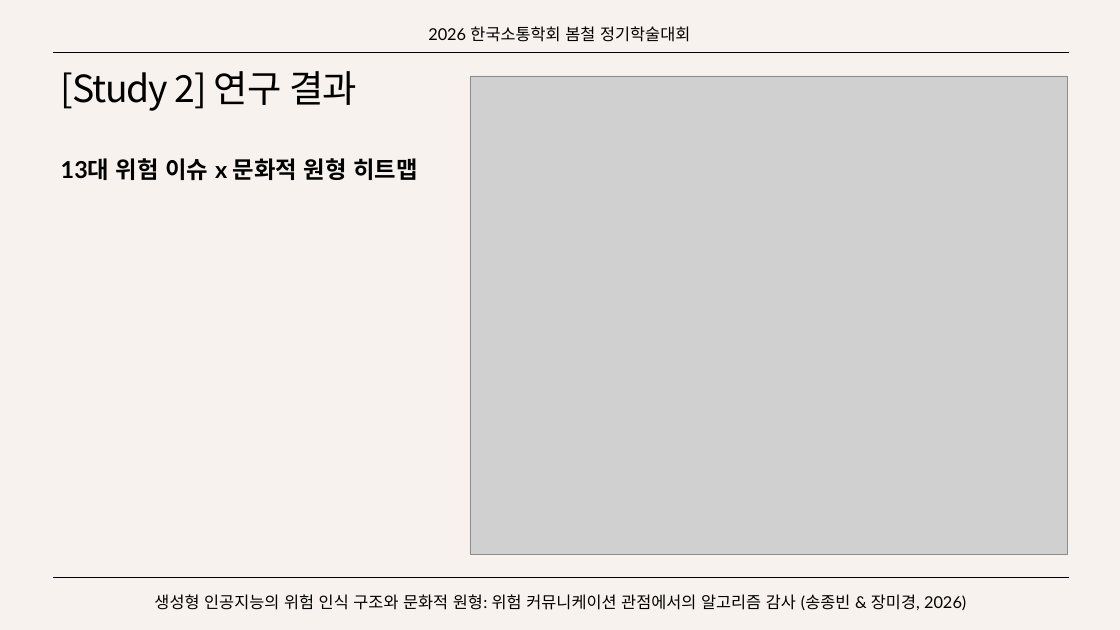
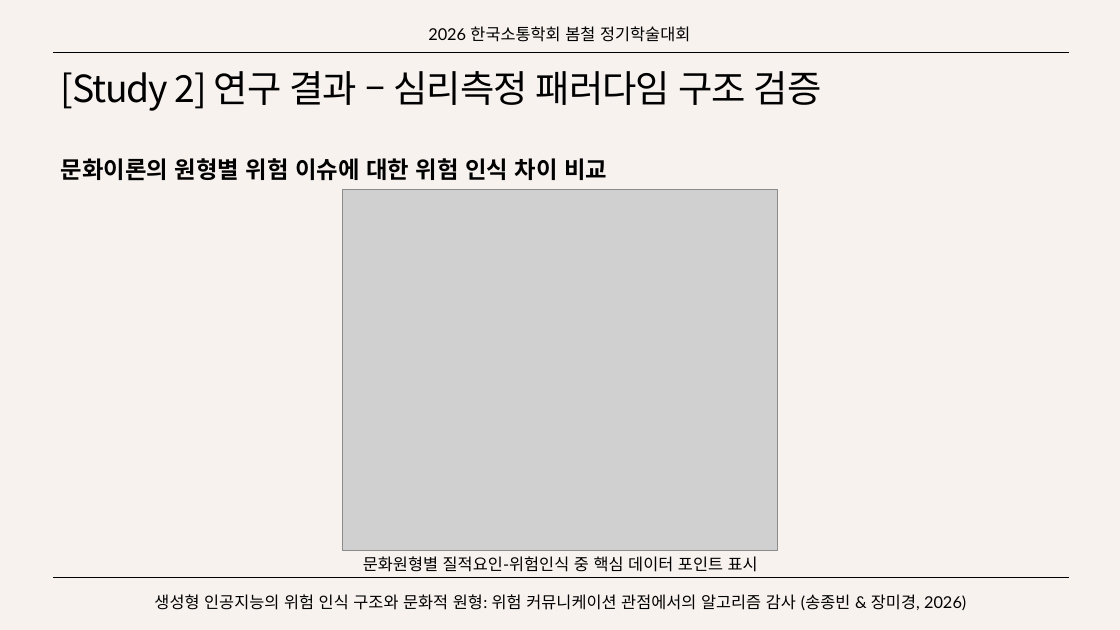
Before and after one commit to SongJongbeen/26-1, a slide deck: slide 38 of 연구/소통학회/생성형 인공지능의 위험 인식 구조와 문화적 원형.pptx (slide 34 before the commit). Drawn at 1120x630 pixels with LibreOffice and Linux fonts; fonts in the diff are those of the drawing; grey boxes stand for pictures. Boxes give left, top, right and bottom in pixels: in the first picture for what was removed or moved away, otherwise in the second. Text is boxed around its words. In the diff, an @@ line names an element or a change of style, - is before the commit and + after.

```diff
--- a/연구/소통학회/생성형 인공지능의 위험 인식 구조와 문화적 원형.pptx
+++ b/연구/소통학회/생성형 인공지능의 위험 인식 구조와 문화적 원형.pptx
@@ title at [61, 71, 822, 111]: text changed @@
-[Study 2] 연구 결과
+[Study 2] 연구 결과 – 심리측정 패러다임 구조 검증
@@ picture removed at [471, 76, 1068, 554] @@
@@ text at [61, 158, 608, 181]: text changed @@
-13대 위험 이슈 x 문화적 원형 히트맵
+문화이론의 원형별 위험 이슈에 대한 위험 인식 차이 비교
@@ picture added at [343, 190, 777, 550] @@
@@ text added at [363, 556, 758, 572], 14 pt, text #000000 @@
+문화원형별 질적요인-위험인식 중 핵심 데이터 포인트 표시
```
Also in this commit, not shown: 8 other slides changed, 7 slides added, 16 other files.
